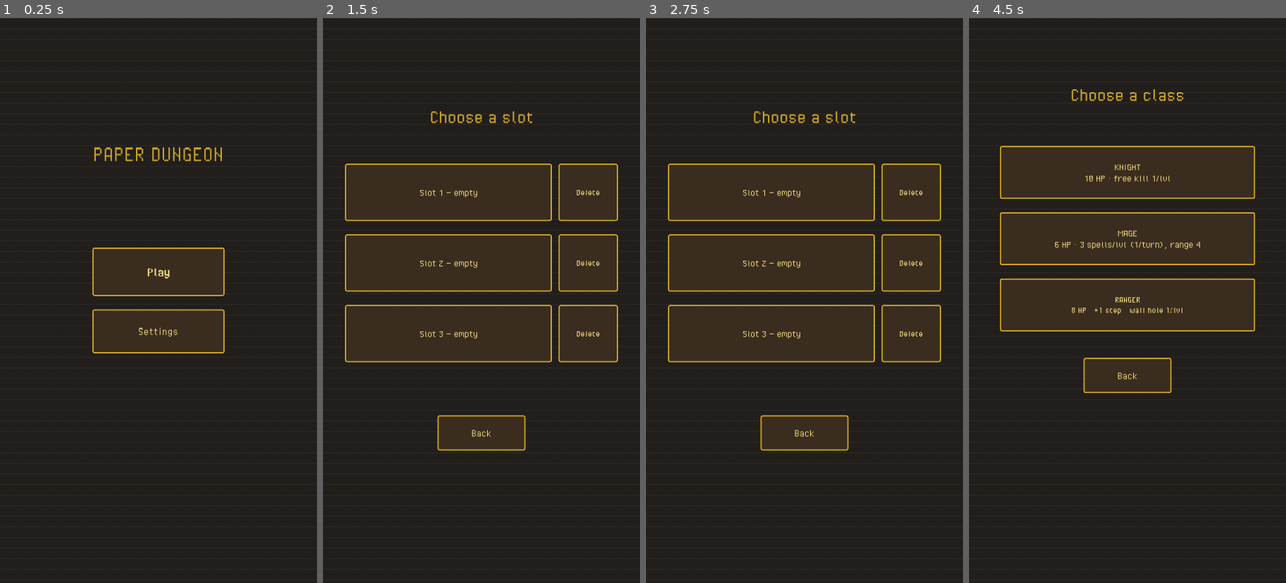
Above: before the commit, frames 1-4 (left to right).
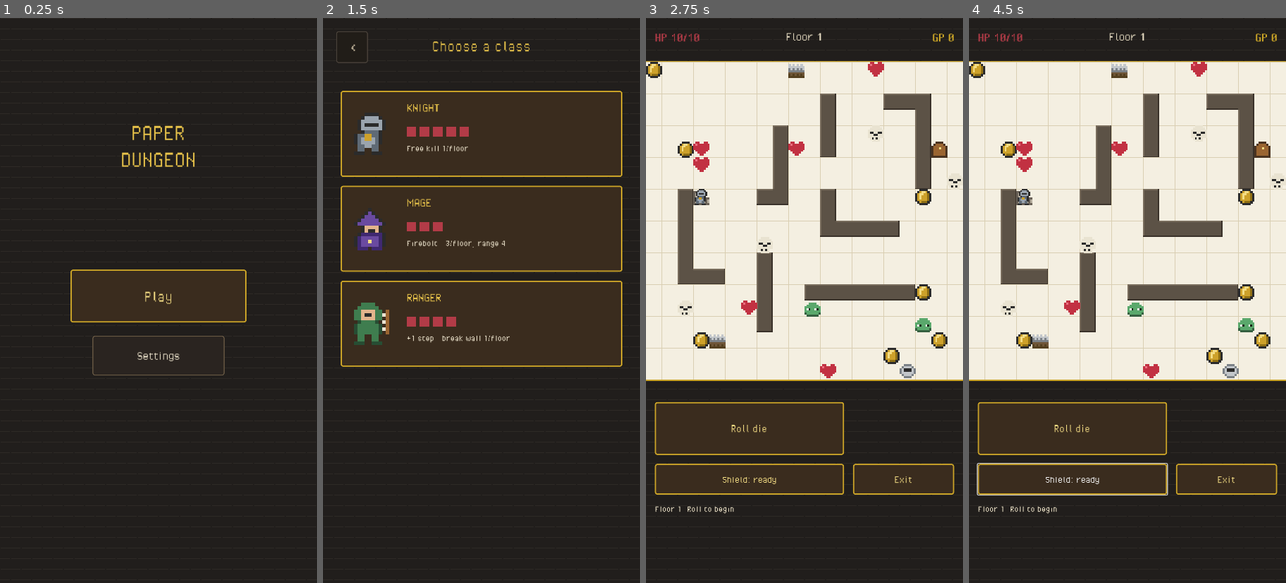
Above: after the commit, the same moments.

Repository: ViliyanSG/paper-dungeon
Game: Godot game, scene res://Main.tscn
Same seed, same stepped clock (60 frames per second), same inputs: the game is played once before the commit and once after it.
Inputs (mouse positions are in pixels of both pictures, inside the frame that each line leads up to):
- Up to frame 1 (0.25 s): no input
- Up to frame 2 (1.5 s): click "Play" at 0.5 s; click (481, 136) at 1.25 s, where only the run after the commit has a clickable "+ New game"
- Up to frame 3 (2.75 s): click (804, 136) at 2 s, where only the run after the commit has a clickable "KNIGHT"
- Up to frame 4 (4.5 s): click (1073, 481) at 2.75 s, where only the run after the commit has a clickable "Shield: ready"; click (1073, 481) at 3.5 s, where only the run after the commit has a clickable "Shield: ready"; click (1095, 193) at 4.25 s, where only the run before the commit has a clickable "Slot 1 — empty"

The runs differ from the first frame. In frame 1, 6.3% of the frame differs, in the area x 22-78%, y 19-64%; in frame 2, 25%; in frame 3, 65%; in frame 4, 67%, in the area x 0-100%, y 2-88%.

Commit message:
Design redesign: typography scale, button hierarchy (primary/secondary/tertiary/danger), top-left back arrows, slot & class cards with hero sprites, Floor terminology, Firebolt rename
Co-Authored-By: Claude Opus 4.8 <noreply@anthropic.com>

Diff:
--- a/main.gd
+++ b/main.gd
@@ -32,6 +32,10 @@
 const C_BG := Color(0.13, 0.12, 0.11)      # dark stone backdrop
 const C_BG_LO := Color(0.09, 0.08, 0.075)  # mortar
 const C_BG_HI := Color(0.18, 0.165, 0.15)  # brick top edge
+# design-system roles
+const C_ACCENT := Color(0.910, 0.765, 0.290) # gold accent text
+const C_CREAM := Color(0.910, 0.874, 0.784)  # primary text
+const C_MUTED := Color(0.604, 0.561, 0.478)  # muted text
 
 # ---- Pixel sprites (8x8 maps + palette) ----
 const SPRITES := {
@@ -71,39 +75,41 @@
 	"ui_settings": ["Settings", "Настройки", "Paramètres", "Einstellungen"],
 	"ui_choose_slot": ["Choose a slot", "Избери слот", "Choisir un slot", "Slot wählen"],
 	"ui_back": ["Back", "Назад", "Retour", "Zurück"],
-	"ui_delete": ["Delete", "Изтрий", "Supprimer", "Löschen"],
-	"ui_slot_empty": ["Slot %d — empty", "Слот %d — празен", "Slot %d — vide", "Slot %d — leer"],
-	"ui_slot_info": ["Slot %d — level %d · GP %d", "Слот %d — ниво %d · GP %d", "Slot %d — niveau %d · GP %d", "Slot %d — Level %d · GP %d"],
+	"ui_slot": ["Slot", "Слот", "Slot", "Slot"],
+	"ui_new_game": ["+ New game", "+ Нова игра", "+ Nouvelle partie", "+ Neues Spiel"],
 	"ui_choose_class": ["Choose a class", "Избери клас", "Choisir une classe", "Klasse wählen"],
-	"ui_knight": ["KNIGHT\n10 HP · free kill 1/lvl", "РИЦАР\n10 HP · безплатно убийство 1/ниво", "CHEVALIER\n10 HP · kill gratuit 1/niv", "RITTER\n10 HP · Gratis-Kill 1/Lvl"],
-	"ui_mage": ["MAGE\n6 HP · 3 spells/lvl (1/turn), range 4", "МАГЬОСНИК\n6 HP · 3 магии/ниво (1/ход), обхват 4", "MAGE\n6 HP · 3 sorts/niv (1/tour), portée 4", "MAGIER\n6 HP · 3 Zauber/Lvl (1/Zug), Reichw. 4"],
-	"ui_ranger": ["RANGER\n8 HP · +1 step · wall hole 1/lvl", "РЕЙНДЖЪР\n8 HP · +1 стъпка · дупка в стена 1/ниво", "RÔDEUR\n8 HP · +1 pas · trou mur 1/niv", "WALDLÄUFER\n8 HP · +1 Schritt · Wandloch 1/Lvl"],
+	"cls_knight_name": ["KNIGHT", "РИЦАР", "CHEVALIER", "RITTER"],
+	"cls_knight_desc": ["Free kill 1/floor", "Безплатно убийство 1/етаж", "Kill gratuit 1/étage", "Gratis-Kill 1/Ebene"],
+	"cls_mage_name": ["MAGE", "МАГЬОСНИК", "MAGE", "MAGIER"],
+	"cls_mage_desc": ["Firebolt · 3/floor, range 4", "Firebolt · 3/етаж, обхват 4", "Firebolt · 3/étage, portée 4", "Firebolt · 3/Ebene, Reichw. 4"],
+	"cls_ranger_name": ["RANGER", "РЕЙНДЖЪР", "RÔDEUR", "WALDLÄUFER"],
+	"cls_ranger_desc": ["+1 step · break wall 1/floor", "+1 стъпка · чупи стена 1/етаж", "+1 pas · casse mur 1/étage", "+1 Schritt · Wand 1/Ebene"],
 	"ui_roll": ["Roll die", "Хвърли зар", "Lancer le dé", "Würfeln"],
 	"ui_exit": ["Exit", "Излез", "Quitter", "Verlassen"],
 	"ui_language": ["Language", "Език", "Langue", "Sprache"],
 	"ui_music": ["Music", "Музика", "Musique", "Musik"],
 	"ui_sound": ["Sound", "Звук", "Son", "Ton"],
-	"hud_level": ["Level %d", "Ниво %d", "Niveau %d", "Level %d"],
+	"hud_level": ["Floor %d", "Етаж %d", "Étage %d", "Ebene %d"],
 	"mode_diag": ["diagonal", "диагонал", "diagonale", "diagonal"],
 	"mode_straight": ["straight", "право", "droite", "gerade"],
 	"ab_shield_ready": ["Shield: ready", "Щит: готов", "Bouclier: prêt", "Schild: bereit"],
 	"ab_shield_used": ["Shield: used", "Щит: ползван", "Bouclier: usé", "Schild: benutzt"],
-	"ab_magic": ["Magic %d", "Магия %d", "Magie %d", "Magie %d"],
+	"ab_magic": ["Firebolt %d", "Firebolt %d", "Firebolt %d", "Firebolt %d"],
 	"ab_target": ["  •target•", "  •цел•", "  •cible•", "  •Ziel•"],
 	"ab_wall": ["Break wall (1)", "Пробий стена (1)", "Percer mur (1)", "Wand brechen (1)"],
 	"ab_wall_target": ["Break: target", "Пробий: цел", "Percer: cible", "Brechen: Ziel"],
 	"ab_wall_used": ["Wall: used", "Стена: ползвана", "Mur: usé", "Wand: benutzt"],
-	"log_new_level": ["Level %d. Roll to begin.", "Ниво %d. Хвърли зар за да започнеш.", "Niveau %d. Lancez le dé.", "Level %d. Würfle zum Start."],
-	"log_resume": ["Level %d. Roll to continue.", "Ниво %d. Хвърли зар за да продължиш.", "Niveau %d. Lancez pour continuer.", "Level %d. Würfle weiter."],
+	"log_new_level": ["Floor %d. Roll to begin.", "Етаж %d. Хвърли зар за да започнеш.", "Étage %d. Lancez le dé.", "Ebene %d. Würfle zum Start."],
+	"log_resume": ["Floor %d. Roll to continue.", "Етаж %d. Хвърли зар за да продължиш.", "Étage %d. Lancez pour continuer.", "Ebene %d. Würfle weiter."],
 	"log_no_move": ["Nowhere to go. Roll again.", "Няма накъде. Хвърли пак.", "Aucun chemin. Relancez.", "Kein Weg. Nochmal würfeln."],
 	"log_rolled": ["Rolled %d (%s). Choose where.", "Хвърли %d (%s). Избери накъде.", "%d (%s). Choisissez où.", "%d (%s). Wähle wohin."],
 	"log_move": ["Move %s, %d steps.", "Ход %s, %d стъпки.", "Déplacement %s, %d pas.", "Zug %s, %d Schritte."],
 	"log_gp": [" %+d GP.", " %+d GP.", " %+d GP.", " %+d GP."],
 	"log_hp": [" %+d HP.", " %+d HP.", " %+d HP.", " %+d HP."],
-	"log_win": ["Reached the exit! Level %d begins.", "Стигна изхода! Ниво %d започва.", "Sortie atteinte ! Niveau %d.", "Ausgang erreicht! Level %d."],
-	"log_died": ["You died! Level restarts.", "Загина! Нивото започва наново.", "Vous êtes mort ! Niveau relancé.", "Gestorben! Level neu."],
+	"log_win": ["Reached the exit! Floor %d begins.", "Стигна изхода! Етаж %d започва.", "Sortie atteinte ! Étage %d.", "Ausgang erreicht! Ebene %d."],
+	"log_died": ["You died! Floor restarts.", "Загина! Етажът започва наново.", "Vous êtes mort ! Étage relancé.", "Gestorben! Ebene neu."],
 	"log_shield": ["Shield! Killed an enemy safely.", "Щит! Уби враг без щета.", "Bouclier ! Ennemi tué sans dégât.", "Schild! Gegner ohne Schaden."],
-	"log_magic": ["Magic! Killed an enemy at range.", "Магия! Уби враг от разстояние.", "Magie ! Ennemi tué à distance.", "Magie! Gegner aus Distanz."],
+	"log_magic": ["Firebolt! Killed an enemy at range.", "Firebolt! Уби враг от разстояние.", "Firebolt ! Ennemi tué à distance.", "Firebolt! Gegner aus Distanz."],
 	"log_drill": ["Broke a hole in the wall!", "Проби дупка в стената!", "Trou percé dans le mur !", "Loch in die Wand gebrochen!"],
 	"dir_right": ["right", "надясно", "droite", "rechts"],
 	"dir_left": ["left", "наляво", "gauche", "links"],
@@ -181,13 +187,21 @@
 var slots_title: Label
 var slots_back: Button
 var class_title: Label
-var knight_btn: Button
-var mage_btn: Button
-var ranger_btn: Button
 var class_back: Button
 var settings_title: Label
 var lang_title: Label
 var settings_back: Button
+# slot card pieces
+var slot_sprites: Array = []
+var slot_names: Array = []
+var slot_metas: Array = []
+var slot_hpbgs: Array = []
+var slot_hpfills: Array = []
+var slot_newlabels: Array = []
+# class card pieces
+var class_cards: Array = []
+var class_name_labels: Array = []
+var class_desc_labels: Array = []
 
 
 func _ready() -> void:
@@ -277,13 +291,14 @@
 	menu_ui.mouse_filter = Control.MOUSE_FILTER_IGNORE
 	menu_ui.theme = ui_theme
 	layer.add_child(menu_ui)
-	var title := _make_label(menu_ui, Vector2(40, 280), Vector2(640, 90), 54, C_GOLD)
-	title.text = "PAPER DUNGEON"
+	var title := _make_label(menu_ui, Vector2(40, 230), Vector2(640, 170), 56, C_ACCENT)
+	title.text = "PAPER\nDUNGEON"
 	title.horizontal_alignment = HORIZONTAL_ALIGNMENT_CENTER
-	play_btn = _make_button(menu_ui, "", Vector2(210, 520), Vector2(300, 110))
+	play_btn = _make_button(menu_ui, "", Vector2(160, 570), Vector2(400, 120), "primary")
+	play_btn.add_theme_font_size_override("font_size", 40)
 	play_btn.pressed.connect(func(): _sfx("button"); _show_slots())
-	settings_btn = _make_button(menu_ui, "", Vector2(210, 660), Vector2(300, 100))
-	settings_btn.add_theme_font_size_override("font_size", 28)
+	settings_btn = _make_button(menu_ui, "", Vector2(210, 720), Vector2(300, 90), "secondary")
+	settings_btn.add_theme_font_size_override("font_size", 30)
 	settings_btn.pressed.connect(func(): _sfx("button"); _show_settings())
 
 	# ---- Slot select screen ----
@@ -292,22 +307,46 @@
 	slots_ui.mouse_filter = Control.MOUSE_FILTER_IGNORE
 	slots_ui.theme = ui_theme
 	layer.add_child(slots_ui)
-	slots_title = _make_label(slots_ui, Vector2(40, 200), Vector2(640, 70), 46, C_GOLD)
+	slots_back = _make_button(slots_ui, "‹", Vector2(30, 30), Vector2(72, 72), "tertiary")
+	slots_back.add_theme_font_size_override("font_size", 48)
+	slots_back.pressed.connect(func(): _sfx("button"); _show_menu())
+	slots_title = _make_label(slots_ui, Vector2(60, 42), Vector2(600, 70), 40, C_ACCENT)
 	slots_title.horizontal_alignment = HORIZONTAL_ALIGNMENT_CENTER
 	slot_buttons = []
 	del_buttons = []
+	slot_sprites = []
+	slot_names = []
+	slot_metas = []
+	slot_hpbgs = []
+	slot_hpfills = []
+	slot_newlabels = []
 	for i in 3:
-		var sbtn := _make_button(slots_ui, "", Vector2(50, 330 + i * 160), Vector2(470, 130))
-		sbtn.add_theme_font_size_override("font_size", 24)
-		sbtn.pressed.connect(_on_slot_pressed.bind(i))
-		slot_buttons.append(sbtn)
-		var del := _make_button(slots_ui, "", Vector2(535, 330 + i * 160), Vector2(135, 130))
-		del.add_theme_font_size_override("font_size", 22)
+		var cy := 175 + i * 215
+		var card := _make_button(slots_ui, "", Vector2(40, cy), Vector2(640, 195), "secondary")
+		card.pressed.connect(_on_slot_pressed.bind(i))
+		slot_buttons.append(card)
+		var spr := TextureRect.new()
+		spr.position = Vector2(22, 50)
+		spr.texture_filter = CanvasItem.TEXTURE_FILTER_NEAREST
+		spr.mouse_filter = Control.MOUSE_FILTER_IGNORE
+		card.add_child(spr)
+		slot_sprites.append(spr)
+		var nm := _make_label(card, Vector2(150, 26), Vector2(400, 44), 30, C_ACCENT)
+		nm.mouse_filter = Control.MOUSE_FILTER_IGNORE
+		slot_names.append(nm)
+		var mt := _make_label(card, Vector2(150, 78), Vector2(400, 40), 24, C_CREAM)
+		mt.mouse_filter = Control.MOUSE_FILTER_IGNORE
+		slot_metas.append(mt)
+		slot_hpbgs.append(_make_rect(card, Vector2(150, 130), Vector2(250, 18), Color8(58, 34, 34)))
+		slot_hpfills.append(_make_rect(card, Vector2(150, 130), Vector2(250, 18), C_RED))
+		var nl := _make_label(card, Vector2(0, 74), Vector2(640, 48), 30, C_MUTED)
+		nl.horizontal_alignment = HORIZONTAL_ALIGNMENT_CENTER
+		nl.mouse_filter = Control.MOUSE_FILTER_IGNORE
+		slot_newlabels.append(nl)
+		var del := _make_button(card, "x", Vector2(560, 20), Vector2(60, 60), "danger")
+		del.add_theme_font_size_override("font_size", 30)
 		del.pressed.connect(_delete_slot.bind(i))
 		del_buttons.append(del)
-	slots_back = _make_button(slots_ui, "", Vector2(260, 900), Vector2(200, 80))
-	slots_back.add_theme_font_size_override("font_size", 26)
-	slots_back.pressed.connect(func(): _sfx("button"); _show_menu())
 
 	# ---- Class select screen ----
 	class_ui = Control.new()
@@ -315,20 +354,37 @@
 	class_ui.mouse_filter = Control.MOUSE_FILTER_IGNORE
 	class_ui.theme = ui_theme
 	layer.add_child(class_ui)
-	class_title = _make_label(class_ui, Vector2(40, 150), Vector2(640, 70), 46, C_GOLD)
+	class_back = _make_button(class_ui, "‹", Vector2(30, 30), Vector2(72, 72), "tertiary")
+	class_back.add_theme_font_size_override("font_size", 48)
+	class_back.pressed.connect(func(): _sfx("button"); _show_slots())
+	class_title = _make_label(class_ui, Vector2(60, 42), Vector2(600, 70), 40, C_ACCENT)
 	class_title.horizontal_alignment = HORIZONTAL_ALIGNMENT_CENTER
-	knight_btn = _make_button(class_ui, "", Vector2(70, 290), Vector2(580, 120))
-	knight_btn.add_theme_font_size_override("font_size", 24)
-	knight_btn.pressed.connect(_choose_class.bind("knight"))
-	mage_btn = _make_button(class_ui, "", Vector2(70, 440), Vector2(580, 120))
-	mage_btn.add_theme_font_size_override("font_size", 24)
-	mage_btn.pressed.connect(_choose_class.bind("mage"))
-	ranger_btn = _make_button(class_ui, "", Vector2(70, 590), Vector2(580, 120))
-	ranger_btn.add_theme_font_size_override("font_size", 22)
-	ranger_btn.pressed.connect(_choose_class.bind("ranger"))
-	class_back = _make_button(class_ui, "", Vector2(260, 770), Vector2(200, 80))
-	class_back.add_theme_font_size_override("font_size", 26)
-	class_back.pressed.connect(func(): _sfx("button"); _show_slots())
+	class_cards = []
+	class_name_labels = []
+	class_desc_labels = []
+	var classes := ["knight", "mage", "ranger"]
+	var class_hp := [10, 6, 8]
+	for i in 3:
+		var cy := 165 + i * 215
+		var card := _make_button(class_ui, "", Vector2(40, cy), Vector2(640, 195), "primary")
+		card.pressed.connect(_choose_class.bind(classes[i]))
+		class_cards.append(card)
+		var spr := TextureRect.new()
+		spr.texture = _sprite_texture(classes[i], 8)
+		spr.position = Vector2(22, 50)
+		spr.texture_filter = CanvasItem.TEXTURE_FILTER_NEAREST
+		spr.mouse_filter = Control.MOUSE_FILTER_IGNORE
+		card.add_child(spr)
+		var nm := _make_label(card, Vector2(150, 22), Vector2(460, 44), 30, C_ACCENT)
+		nm.mouse_filter = Control.MOUSE_FILTER_IGNORE
+		class_name_labels.append(nm)
+		var pips: int = class_hp[i] / 2
+		for pi in pips:
+			_make_rect(card, Vector2(150 + pi * 30, 82), Vector2(22, 22), C_RED)
+		var ds := _make_label(card, Vector2(150, 118), Vector2(470, 60), 22, C_CREAM)
+		ds.autowrap_mode = TextServer.AUTOWRAP_WORD_SMART
+		ds.mouse_filter = Control.MOUSE_FILTER_IGNORE
+		class_desc_labels.append(ds)
 
 	# ---- Settings screen ----
 	settings_ui = Control.new()
@@ -336,26 +392,26 @@
 	settings_ui.mouse_filter = Control.MOUSE_FILTER_IGNORE
 	settings_ui.theme = ui_theme
 	layer.add_child(settings_ui)
-	settings_title = _make_label(settings_ui, Vector2(40, 180), Vector2(640, 70), 46, C_GOLD)
+	settings_back = _make_button(settings_ui, "‹", Vector2(30, 30), Vector2(72, 72), "tertiary")
+	settings_back.add_theme_font_size_override("font_size", 48)
+	settings_back.pressed.connect(func(): _sfx("button"); _show_menu())
+	settings_title = _make_label(settings_ui, Vector2(60, 42), Vector2(600, 70), 40, C_ACCENT)
 	settings_title.horizontal_alignment = HORIZONTAL_ALIGNMENT_CENTER
-	lang_title = _make_label(settings_ui, Vector2(40, 320), Vector2(640, 50), 30, C_TEXT)
+	lang_title = _make_label(settings_ui, Vector2(40, 190), Vector2(640, 50), 30, C_CREAM)
 	lang_title.horizontal_alignment = HORIZONTAL_ALIGNMENT_CENTER
 	var lang_names := ["English", "Български", "Français", "Deutsch"]
 	for i in 4:
 		var col := i % 2
 		var row := i / 2
-		var lb := _make_button(settings_ui, lang_names[i], Vector2(90 + col * 290, 400 + row * 130), Vector2(270, 110))
+		var lb := _make_button(settings_ui, lang_names[i], Vector2(90 + col * 290, 260 + row * 130), Vector2(270, 110), "secondary")
 		lb.add_theme_font_size_override("font_size", 28)
 		lb.pressed.connect(_set_language.bind(LANGS[i]))
-	music_btn = _make_button(settings_ui, "", Vector2(90, 680), Vector2(540, 90))
-	music_btn.add_theme_font_size_override("font_size", 28)
+	music_btn = _make_button(settings_ui, "", Vector2(90, 550), Vector2(540, 90), "secondary")
+	music_btn.add_theme_font_size_override("font_size", 30)
 	music_btn.pressed.connect(_toggle_music)
-	sfx_btn = _make_button(settings_ui, "", Vector2(90, 790), Vector2(540, 90))
-	sfx_btn.add_theme_font_size_override("font_size", 28)
+	sfx_btn = _make_button(settings_ui, "", Vector2(90, 660), Vector2(540, 90), "secondary")
+	sfx_btn.add_theme_font_size_override("font_size", 30)
 	sfx_btn.pressed.connect(_toggle_sfx)
-	settings_back = _make_button(settings_ui, "", Vector2(260, 910), Vector2(200, 80))
-	settings_back.add_theme_font_size_override("font_size", 26)
-	settings_back.pressed.connect(func(): _sfx("button"); _show_menu())
 
 
 func _make_label(parent: Control, pos: Vector2, sz: Vector2, font_size: int, color: Color) -> Label:
@@ -368,27 +424,38 @@
 	return l
 
 
-func _make_button(parent: Control, text: String, pos: Vector2, sz: Vector2) -> Button:
+func _make_button(parent: Control, text: String, pos: Vector2, sz: Vector2, kind := "primary") -> Button:
 	var b := Button.new()
 	b.text = text
 	b.position = pos
 	b.size = sz
-	b.add_theme_font_size_override("font_size", 32)
-	_style_button(b)
+	b.add_theme_font_size_override("font_size", 28)
+	_style_button(b, kind)
 	parent.add_child(b)
 	return b
 
 
-func _style_button(b: Button) -> void:
+func _style_button(b: Button, kind := "primary") -> void:
+	var bg := Color8(58, 44, 30)
+	var border := Color8(201, 162, 39)
+	var bw := 3
+	var fg := Color8(244, 221, 132)
+	match kind:
+		"secondary":
+			bg = Color8(42, 36, 32); border = Color8(106, 90, 68); bw = 2; fg = Color8(232, 223, 200)
+		"tertiary":
+			bg = Color8(33, 29, 24); border = Color8(74, 66, 58); bw = 2; fg = Color8(200, 187, 160)
+		"danger":
+			bg = Color8(42, 22, 22); border = Color8(178, 58, 72); bw = 2; fg = Color8(224, 86, 106)
 	var sb := StyleBoxFlat.new()
-	sb.bg_color = Color8(58, 44, 30)
-	sb.set_border_width_all(3)
-	sb.border_color = Color8(201, 162, 39)
-	sb.set_corner_radius_all(4)
+	sb.bg_color = bg
+	sb.set_border_width_all(bw)
+	sb.border_color = border
+	sb.set_corner_radius_all(5)
 	var hover: StyleBoxFlat = sb.duplicate()
-	hover.bg_color = Color8(82, 62, 40)
+	hover.bg_color = bg.lightened(0.08)
 	var press: StyleBoxFlat = sb.duplicate()
-	press.bg_color = Color8(40, 30, 20)
+	press.bg_color = bg.darkened(0.15)
 	var dis: StyleBoxFlat = sb.duplicate()
 	dis.bg_color = Color8(48, 42, 36)
 	dis.border_color = Color8(96, 86, 60)
@@ -396,9 +463,37 @@
 	b.add_theme_stylebox_override("hover", hover)
 	b.add_theme_stylebox_override("pressed", press)
 	b.add_theme_stylebox_override("disabled", dis)
-	b.add_theme_color_override("font_color", Color8(244, 221, 132))
-	b.add_theme_color_override("font_hover_color", Color8(255, 238, 160))
+	b.add_theme_color_override("font_color", fg)
+	b.add_theme_color_override("font_hover_color", fg.lightened(0.15))
 	b.add_theme_color_override("font_disabled_color", Color8(140, 128, 104))
+
+
+func _sprite_texture(sprite_name: String, px: int) -> ImageTexture:
+	var map: Array = SPRITES[sprite_name]
+	var rows := map.size()
+	var cols: int = map[0].length()
+	var img := Image.create(cols * px, rows * px, false, Image.FORMAT_RGBA8)
+	img.fill(Color(0, 0, 0, 0))
+	for y in rows:
+		var row: String = map[y]
+		for xx in cols:
+			var ch := row[xx]
+			if SPRITE_PAL.has(ch):
+				var col: Color = SPRITE_PAL[ch]
+				for dy in px:
+					for dx in px:
+						img.set_pixel(xx * px + dx, y * px + dy, col)
+	return ImageTexture.create_from_image(img)
+
+
+func _make_rect(parent: Control, pos: Vector2, sz: Vector2, color: Color) -> ColorRect:
+	var r := ColorRect.new()
+	r.position = pos
+	r.size = sz
+	r.color = color
+	r.mouse_filter = Control.MOUSE_FILTER_IGNORE
+	parent.add_child(r)
+	return r
 
 
 # =====================================================================
@@ -460,19 +555,15 @@
 	play_btn.text = t("ui_play")
 	settings_btn.text = t("ui_settings")
 	slots_title.text = t("ui_choose_slot")
-	slots_back.text = t("ui_back")
-	for b in del_buttons:
-		b.text = t("ui_delete")
 	class_title.text = t("ui_choose_class")
-	knight_btn.text = t("ui_knight")
-	mage_btn.text = t("ui_mage")
-	ranger_btn.text = t("ui_ranger")
-	class_back.text = t("ui_back")
 	settings_title.text = t("ui_settings")
 	lang_title.text = t("ui_language")
-	settings_back.text = t("ui_back")
 	roll_button.text = t("ui_roll")
 	reset_button.text = t("ui_exit")
+	var classes := ["knight", "mage", "ranger"]
+	for i in 3:
+		class_name_labels[i].text = t("cls_%s_name" % classes[i])
+		class_desc_labels[i].text = t("cls_%s_desc" % classes[i])
 	_update_audio_buttons()
 	_refresh_slots()
 	if state == S.PLAYING:
@@ -812,10 +903,25 @@
 func _refresh_slots() -> void:
 	for i in 3:
 		var d = _load_slot(i)
-		if d == null:
-			slot_buttons[i].text = t("ui_slot_empty") % (i + 1)
+		var filled := d is Dictionary
+		slot_sprites[i].visible = filled
+		slot_names[i].visible = filled
+		slot_metas[i].visible = filled
+		slot_hpbgs[i].visible = filled
+		slot_hpfills[i].visible = filled
+		del_buttons[i].visible = filled
+		slot_newlabels[i].visible = not filled
+		if filled:
+			var cls: String = d.get("class", "knight")
+			slot_sprites[i].texture = _sprite_texture(cls, 8)
+			slot_names[i].text = "%s %d · %s" % [t("ui_slot"), i + 1, t("cls_%s_name" % cls)]
+			slot_metas[i].text = (t("hud_level") % int(d.get("level", 1))) + " · %d GP" % int(d.get("gold", 0))
+			var mhp: int = maxi(1, int(d.get("max_hp", 10)))
+			var frac := clampf(float(int(d.get("hp", 10))) / mhp, 0.0, 1.0)
+			slot_hpfills[i].size = Vector2(250.0 * frac, 18)
 		else:
-			slot_buttons[i].text = t("ui_slot_info") % [i + 1, int(d.get("level", 1)), int(d.get("gold", 0))]
+			slot_newlabels[i].text = t("ui_new_game")
+		del_buttons[i].text = "x"
 
 
 func _begin_run(data) -> void:
